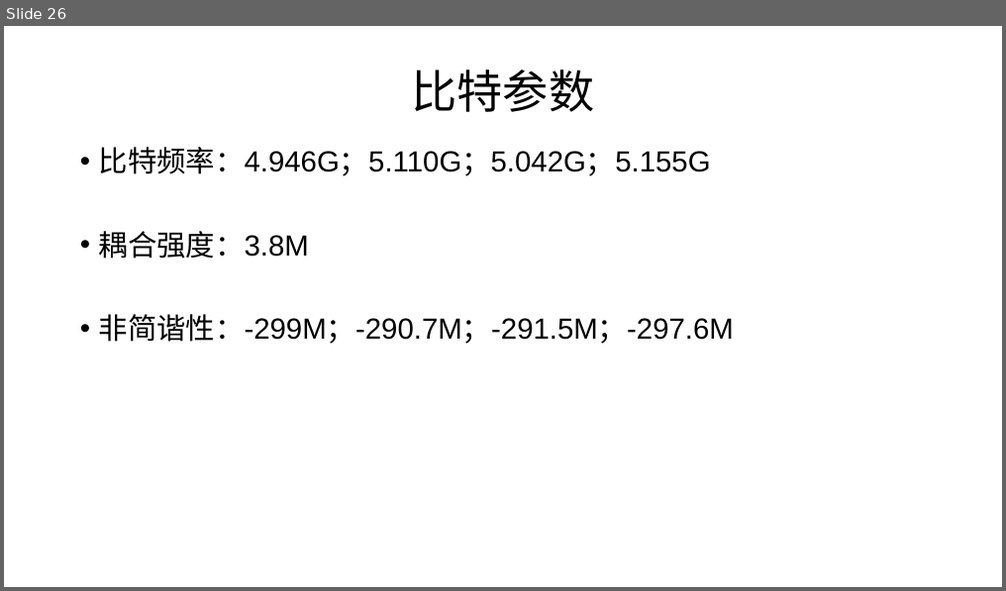
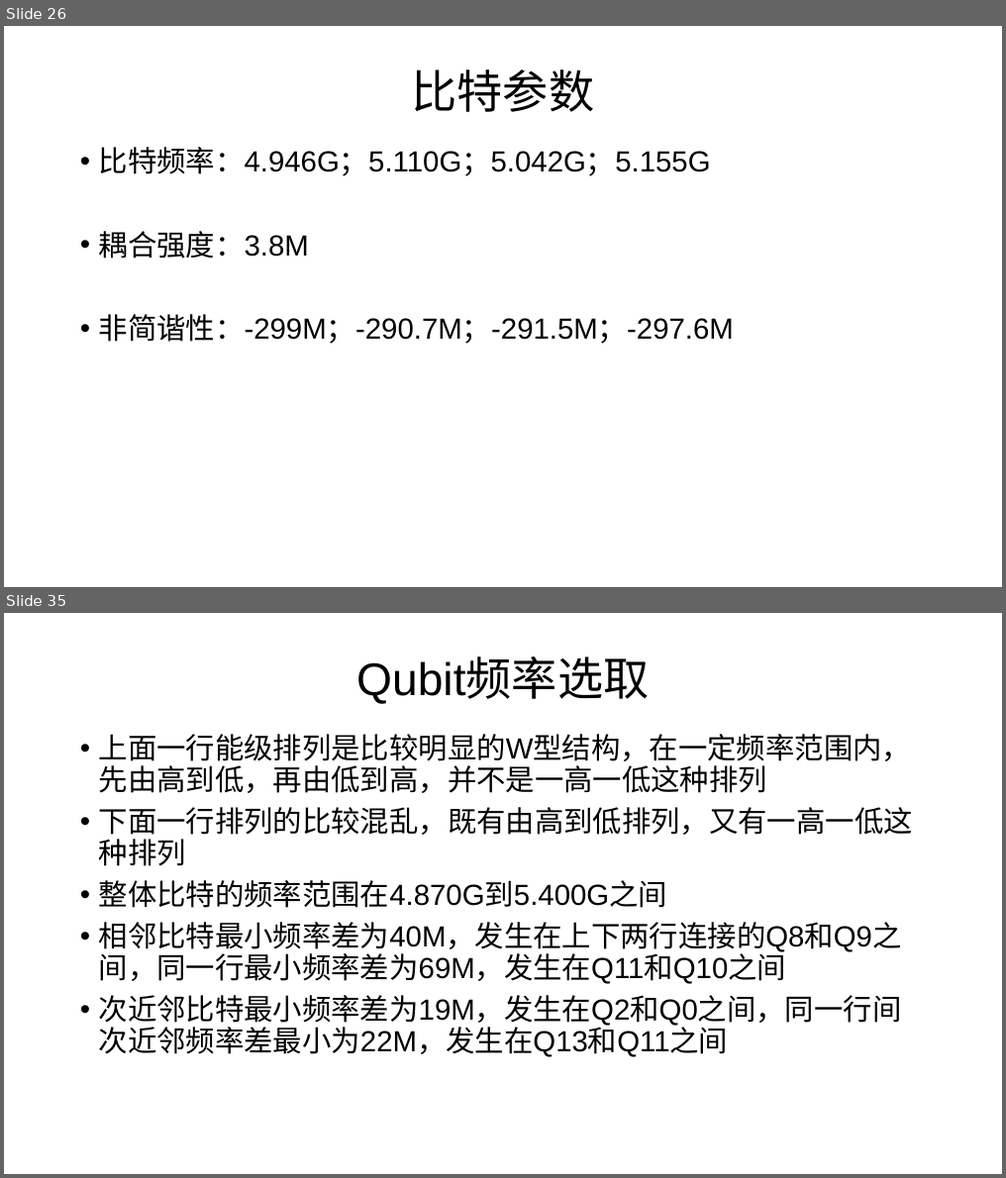
Before and after one commit to liyaochong/Quantum-Circuit, a slide deck: 程序/程序/programme/two qubit gate/CZgate/IBM/ppt/IBM的CNOT门仿真初步结果.pptx. Shown one above the other, each under a label of ours: slide 26 before the commit, slides 26 and 35 after it; the slides between them are not shown. The pictures are 1006x591 and 1006x1178 pixels, drawn with LibreOffice and Linux fonts; fonts in the diff are those of the drawing. Boxes give left, top, right and bottom in pixels: in the first picture for what was removed or moved away, otherwise in the second. Text is boxed around its words. In the diff, an @@ line names an element or a change of style, - is before the commit and + after.

```diff
--- a/程序/程序/programme/two qubit gate/CZgate/IBM/ppt/IBM的CNOT门仿真初步结果.pptx
+++ b/程序/程序/programme/two qubit gate/CZgate/IBM/ppt/IBM的CNOT门仿真初步结果.pptx
@@ slide 35 added at (4,613,1002,1174), background #FFFFFF @@
@@ title added at (356,659,648,704), 44 pt, text #000000 @@
+Qubit频率选取
@@ text added at (99,734,913,1058), 28 pt, text #000000 @@
+• 上面一行能级排列是比较明显的W型结构，在一定频率范围内，先由高到低，再由低到高，并不是一高一低这种排列
+• 下面一行排列的比较混乱，既有由高到低排列，又有一高一低这种排列
+• 整体比特的频率范围在4.870G到5.400G之间
+• 相邻比特最小频率差为40M，发生在上下两行连接的Q8和Q9之间，同一行最小频率差为69M，发生在Q11和Q10之间
+• 次近邻比特最小频率差为19M，发生在Q2和Q0之间，同一行间次近邻频率差最小为22M，发生在Q13和Q11之间
```
Also in this commit, not shown: 2 slides changed, 13 other slides added, 13 other files.
